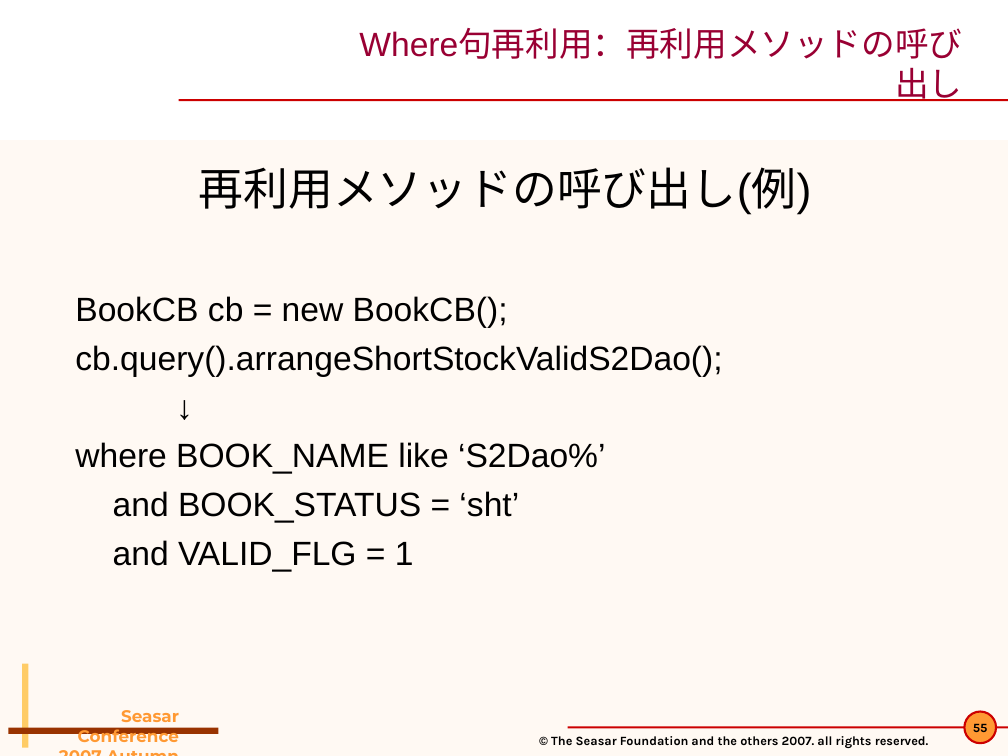
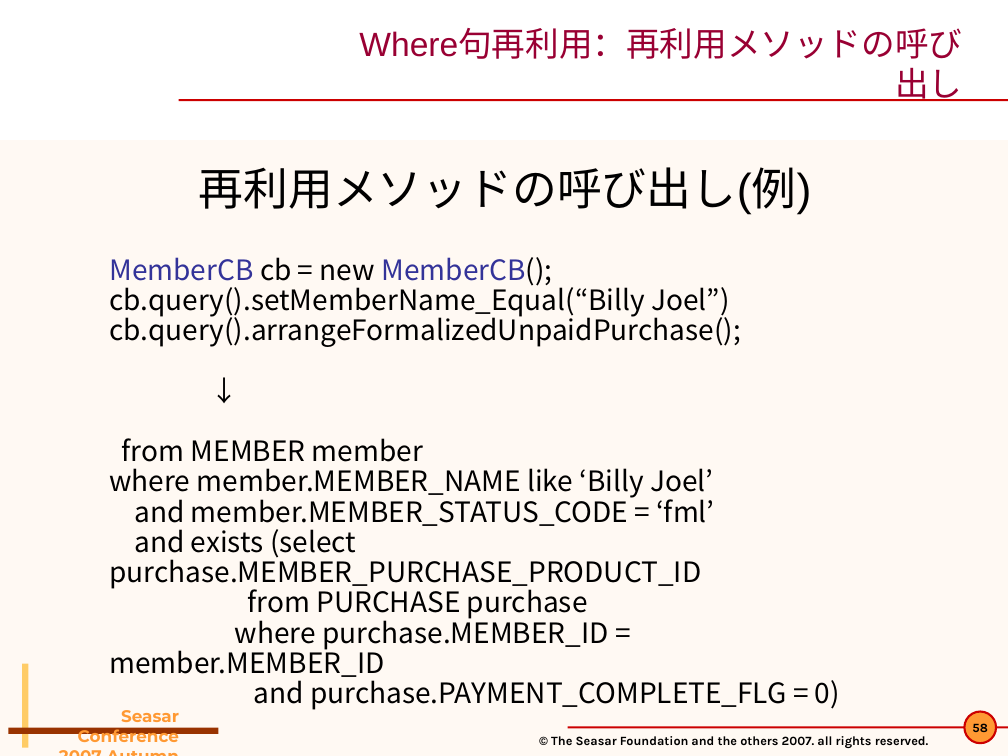
Before and after one commit to seasarorg/dbflute, a slide deck: slide 58 of dbflute/etc/doc/pres/sc2007a_2-DBFlute.ppt (slide 55 before the commit). Drawn at 1008x756 pixels with LibreOffice and Linux fonts; fonts in the diff are those of the drawing; background and template pictures are left out. Boxes give left, top, right and bottom in pixels: in the first picture for what was removed or moved away, otherwise in the second. Text is boxed around its words. In the diff, an @@ line names an element or a change of style, - is before the commit and + after.

```diff
--- a/dbflute/etc/doc/pres/sc2007a_2-DBFlute.ppt
+++ b/dbflute/etc/doc/pres/sc2007a_2-DBFlute.ppt
@@ text added at [109,257,840,710], 20 pt, text #000000 @@
+MemberCB cb = new MemberCB();
+cb.query().setMemberName_Equal(“Billy Joel”)
+cb.query().arrangeFormalizedUnpaidPurchase();
+↓
+from MEMBER member
+where member.MEMBER_NAME like ‘Billy Joel’
+and member.MEMBER_STATUS_CODE = ‘fml’
+and exists (select purchase.MEMBER_PURCHASE_PRODUCT_ID
+from PURCHASE purchase
+where purchase.MEMBER_ID = member.MEMBER_ID
+and purchase.PAYMENT_COMPLETE_FLG = 0)
@@ text at [75,296,722,572]: paragraphs removed @@
-BookCB cb = new BookCB();
-cb.query().arrangeShortStockValidS2Dao();
-↓
-where BOOK_NAME like ‘S2Dao%’
-and BOOK_STATUS = ‘sht’
-and VALID_FLG = 1
```
Also in this commit, not shown: 38 other slides changed, 6 slides added, 3 slides removed, 2 other files.
